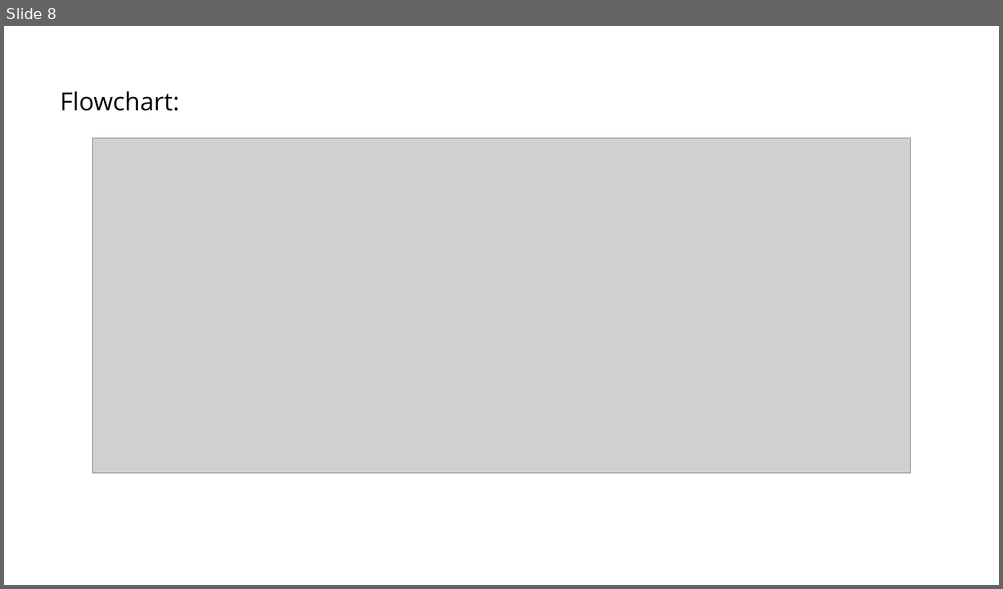
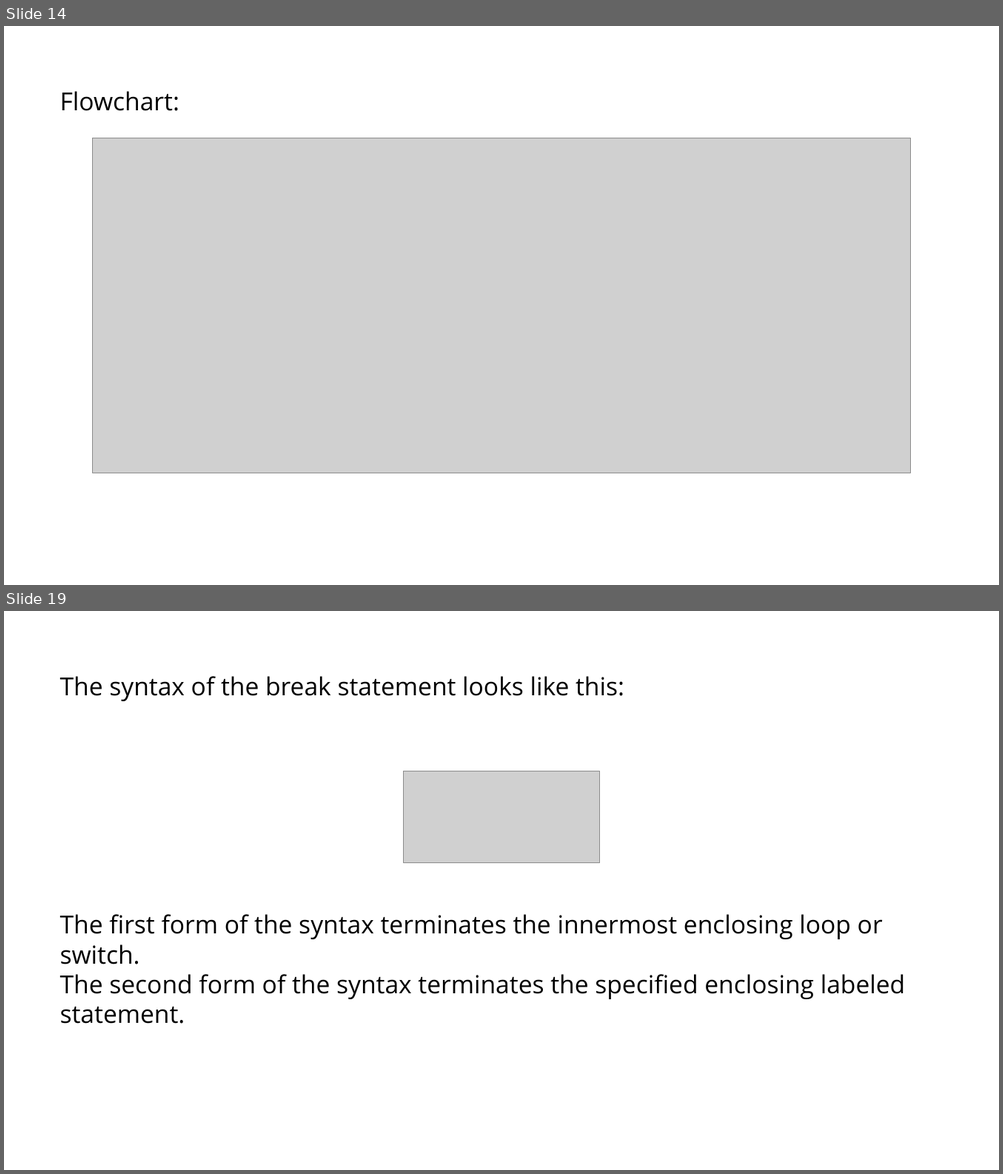
Before and after one commit to RostyslavSynenko/Lv-469.NodeJS, a slide deck: presentations/Loops. Error Handling, Strict mode.pptx. Shown one above the other, each under a label of ours: slide 8 before the commit, slides 14 and 19 after it; the slides between them are not shown. The pictures are 1003x589 and 1003x1174 pixels, drawn with LibreOffice and Linux fonts; fonts in the diff are those of the drawing; grey boxes stand for pictures; background and template pictures are left out. Boxes give left, top, right and bottom in pixels: in the first picture for what was removed or moved away, otherwise in the second. Text is boxed around its words. In the diff, an @@ line names an element or a change of style, - is before the commit and + after.

```diff
--- a/presentations/Loops. Error Handling, Strict mode.pptx
+++ b/presentations/Loops. Error Handling, Strict mode.pptx
@@ slide 19 added at [4, 611, 999, 1170], background #FFFFFF @@
@@ title added at [60, 676, 905, 1024], 24 pt, text #000000 @@
+The syntax of the break statement looks like this:
+The first form of the syntax terminates the innermost enclosing loop or switch.
+The second form of the syntax terminates the specified enclosing labeled statement.
@@ picture added at [403, 772, 600, 863] @@
@@ what was slide 8 is now slide 14 @@
```
Also in this commit, not shown: 5 slides changed, 34 other slides added.
